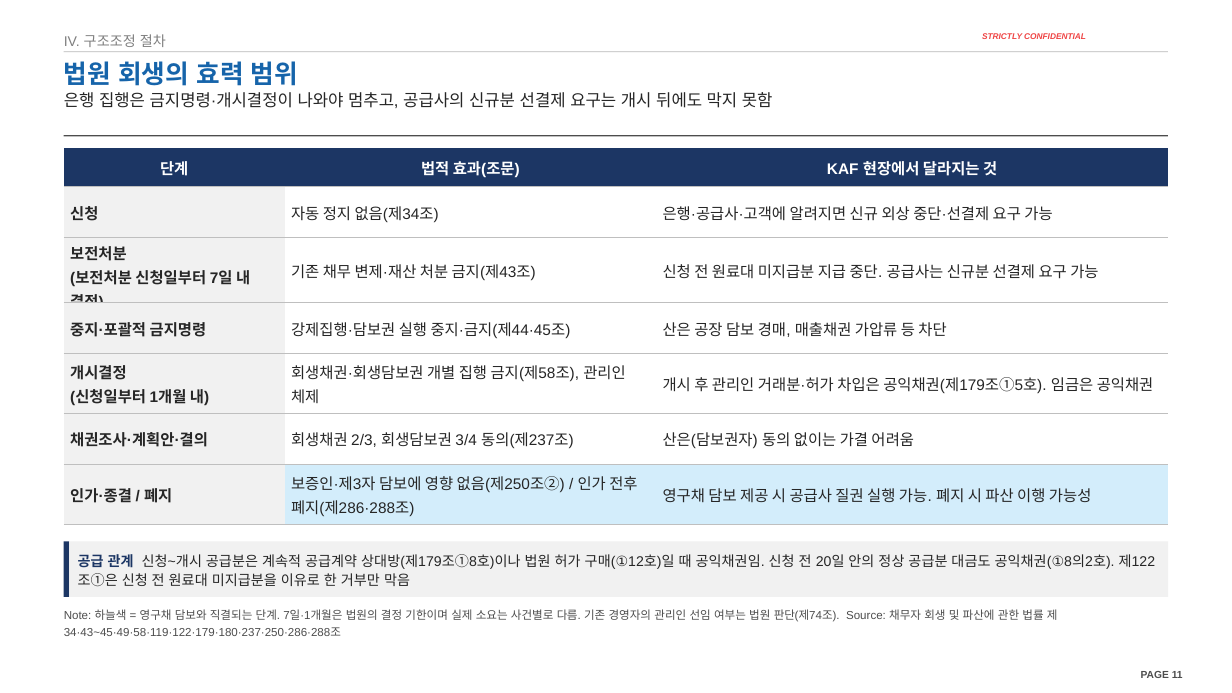
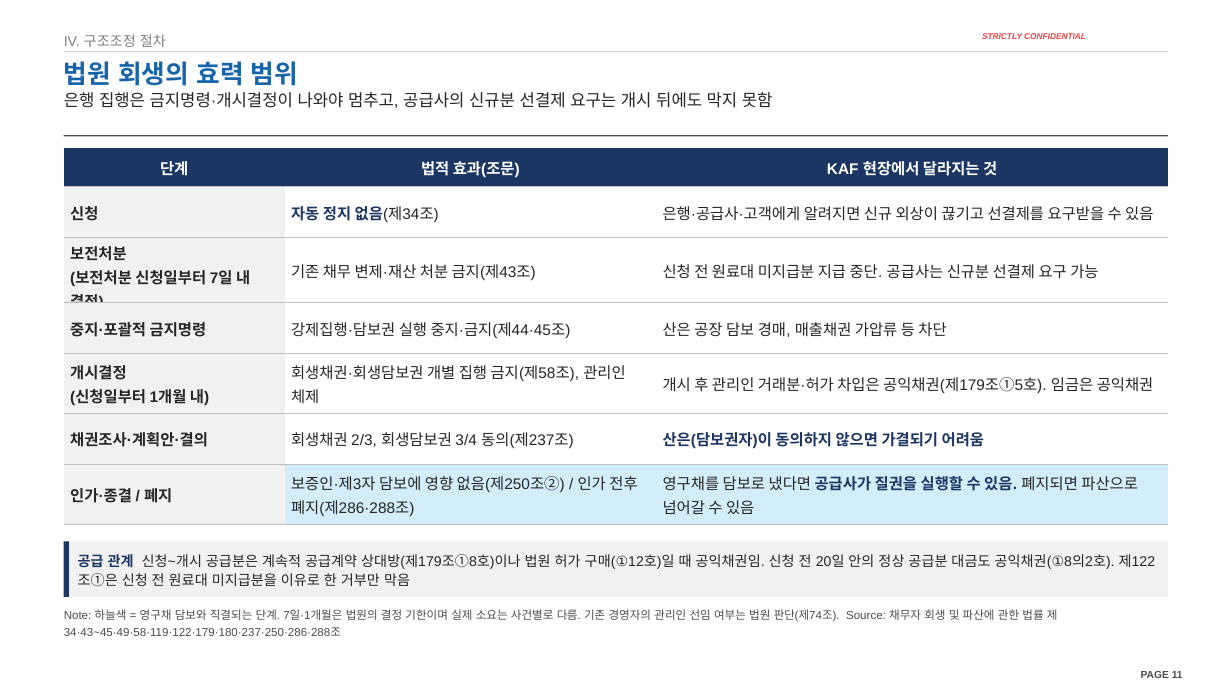
Before and after one commit to jogyesung/GS-Secretary, a slide deck: slide 11 of outputs/CIP_KAF_솔리드_자금조달차질_시나리오_20261118.pptx. Drawn at 1232x693 pixels with LibreOffice and Linux fonts; fonts in the diff are those of the drawing; background and template pictures are left out. Boxes give left, top, right and bottom in pixels: in the first picture for what was removed or moved away, otherwise in the second. Text is boxed around its words. In the diff, an @@ line names an element or a change of style, - is before the commit and + after.

```diff
--- a/outputs/CIP_KAF_솔리드_자금조달차질_시나리오_20261118.pptx
+++ b/outputs/CIP_KAF_솔리드_자금조달차질_시나리오_20261118.pptx
@@ table at (x1=64, y1=148, x2=1168, y2=521) @@
-row 2, column 3: 은행·공급사·고객에 알려지면 신규 외상 중단·선결제 요구 가능
+row 2, column 3: 은행·공급사·고객에게 알려지면 신규 외상이 끊기고 선결제를 요구받을 수 있음
-row 6, column 3: 산은(담보권자) 동의 없이는 가결 어려움
+row 6, column 3: 산은(담보권자)이 동의하지 않으면 가결되기 어려움
-row 7, column 3: 영구채 담보 제공 시 공급사 질권 실행 가능. 폐지 시 파산 이행 가능성
+row 7, column 3: 영구채를 담보로 냈다면 공급사가 질권을 실행할 수 있음. 폐지되면 파산으로 넘어갈 수 있음
@@ text colour #262626 to #1C3664, bold on in "자동 정지 없음(제34조)" @@
```
Also in this commit, not shown: 15 other slides changed, 1 other file.
